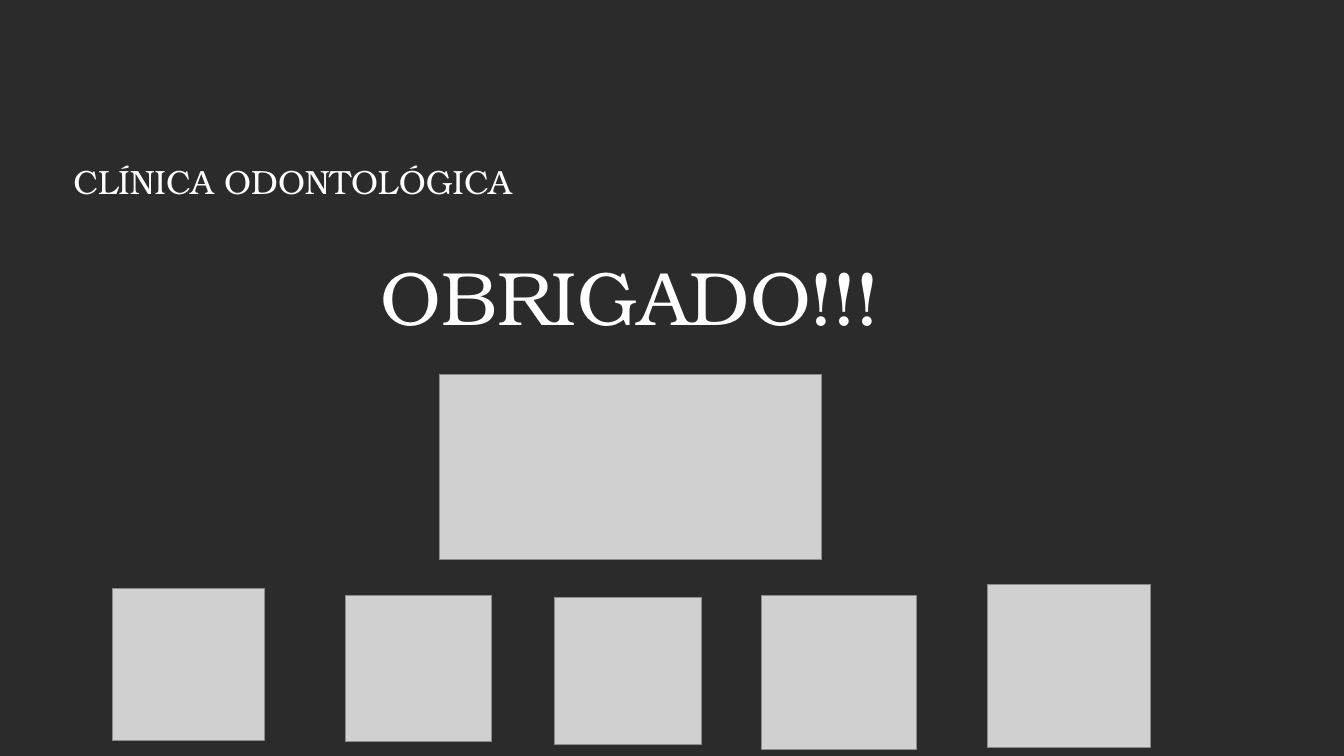
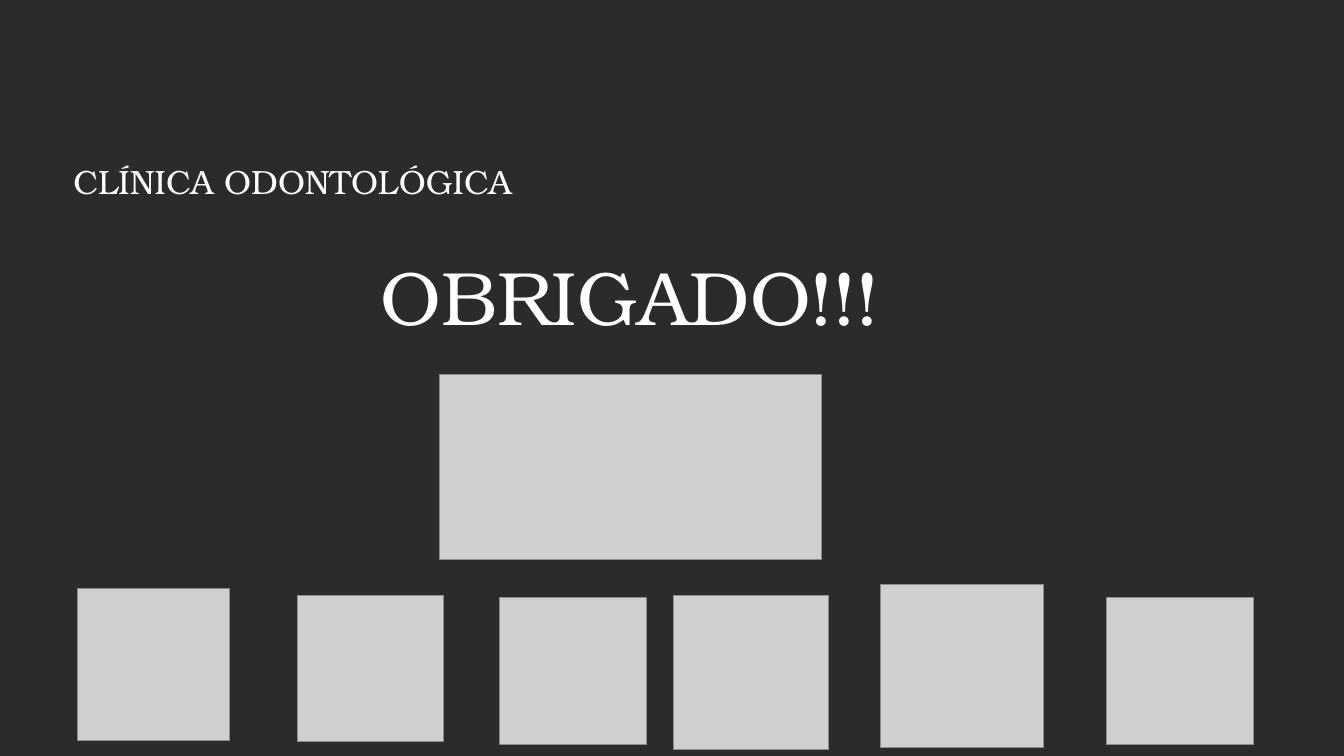
Before and after one commit to ondontoprojeto/Odontologico---Apresenta-o, a slide deck: slide 11 of Apresentação Projeto Odonto.pptx. Drawn at 1344x756 pixels with LibreOffice and Linux fonts; fonts in the diff are those of the drawing; grey boxes stand for pictures; background and template pictures are left out; a plain dark background stands for a picture behind light text. Boxes give left, top, right and bottom in pixels: in the first picture for what was removed or moved away, otherwise in the second. Text is boxed around its words. In the diff, an @@ line names an element or a change of style, - is before the commit and + after.

```diff
--- a/Apresentação Projeto Odonto.pptx
+++ b/Apresentação Projeto Odonto.pptx
@@ picture: place and size @@
-picture at (113, 589, 264, 740)
+picture at (78, 589, 229, 740)
@@ picture: place and size @@
-picture at (346, 596, 492, 742)
+picture at (297, 596, 444, 742)
@@ picture: place and size @@
-picture at (555, 598, 702, 745)
+picture at (500, 598, 647, 745)
@@ picture: place and size @@
-picture at (762, 596, 917, 750)
+picture at (675, 596, 829, 750)
@@ picture: place and size @@
-picture at (988, 584, 1151, 747)
+picture at (880, 584, 1044, 747)
@@ picture added at (1107, 598, 1254, 745) @@
```
Also in this commit, not shown: 2 other slides changed, 6 other files.
